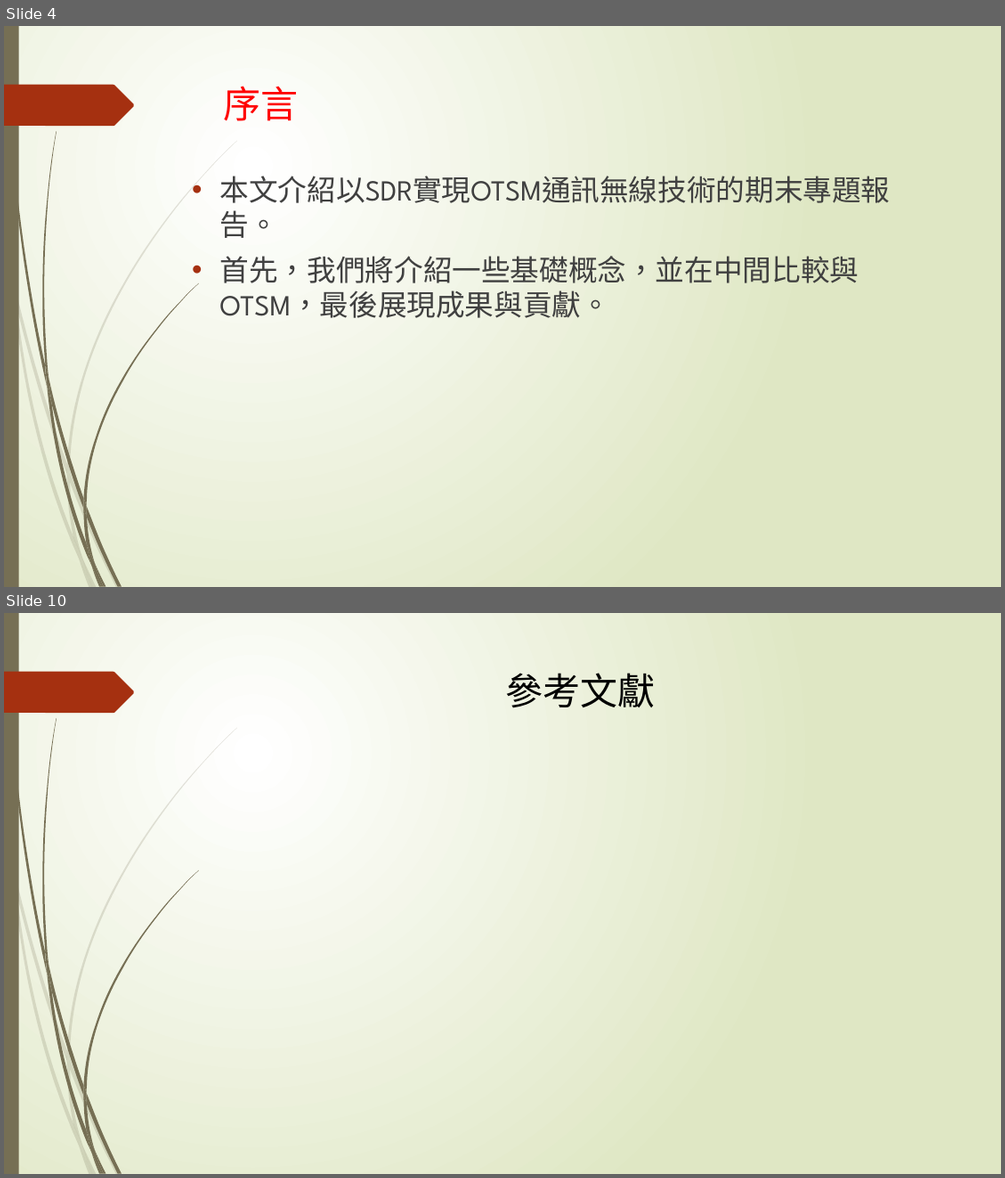
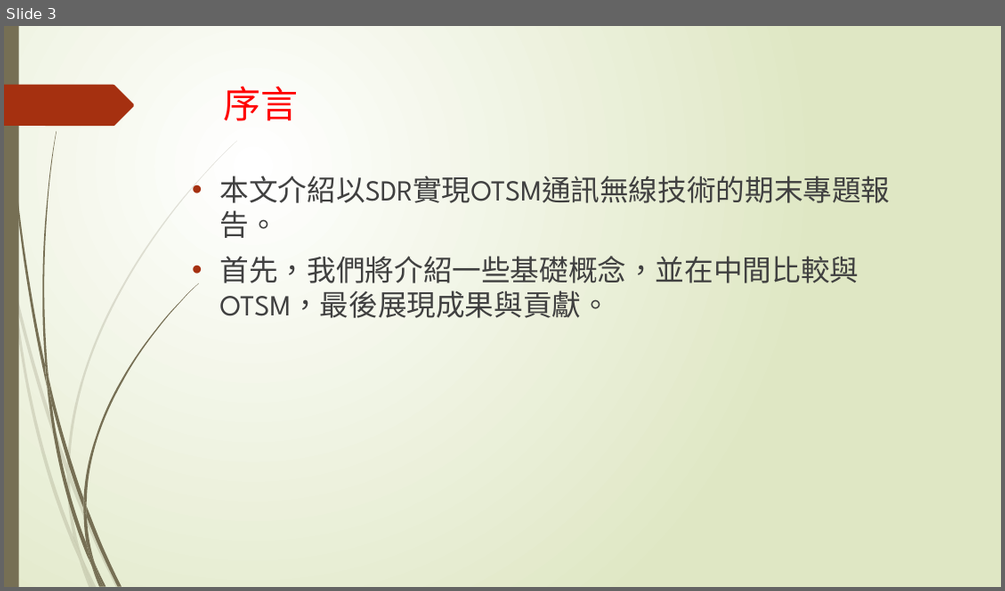
Before and after one commit to NIUWCSP/OTSM, a slide deck: report/專題.pptx. Shown one above the other, each under a label of ours: slides 4 and 10 before the commit, slide 3 after it; the slides between them are not shown. The pictures are 1005x1178 and 1005x591 pixels, drawn with LibreOffice and Linux fonts; fonts in the diff are those of the drawing. Boxes give left, top, right and bottom in pixels: in the first picture for what was removed or moved away, otherwise in the second. Text is boxed around its words. In the diff, an @@ line names an element or a change of style, - is before the commit and + after.

```diff
--- a/report/專題.pptx
+++ b/report/專題.pptx
@@ slide 10 removed at <box>4,613,1001,1174</box>, background gradient #FFFFFF to #DFE8C4; not listed: 24 template elements that a slide beside it also shows @@
@@ title removed at <box>506,673,655,708</box> @@
-參考文獻
@@ what was slide 4 is now slide 3 @@
```
Also in this commit, not shown: 7 other slides removed, 1 other file.
